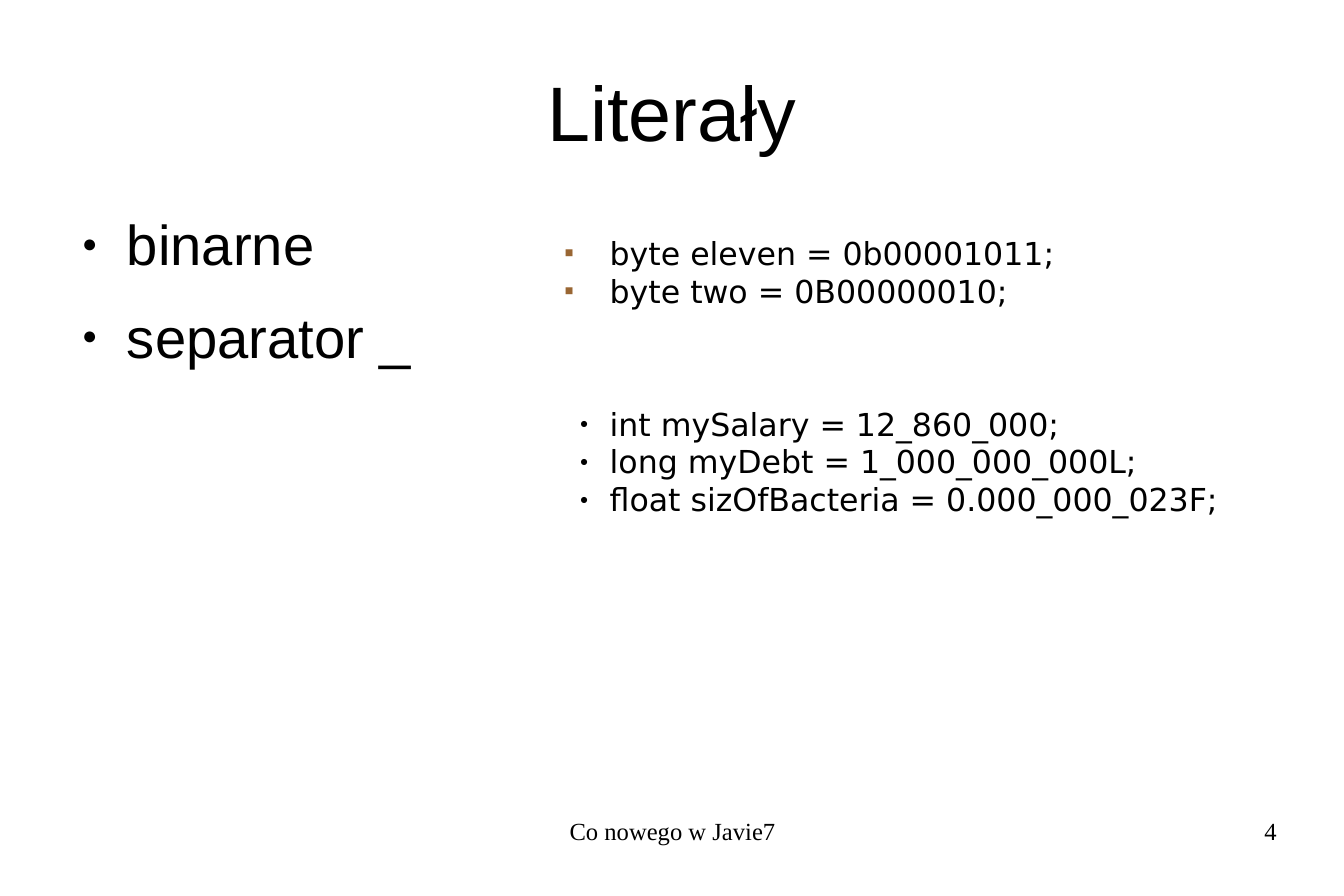
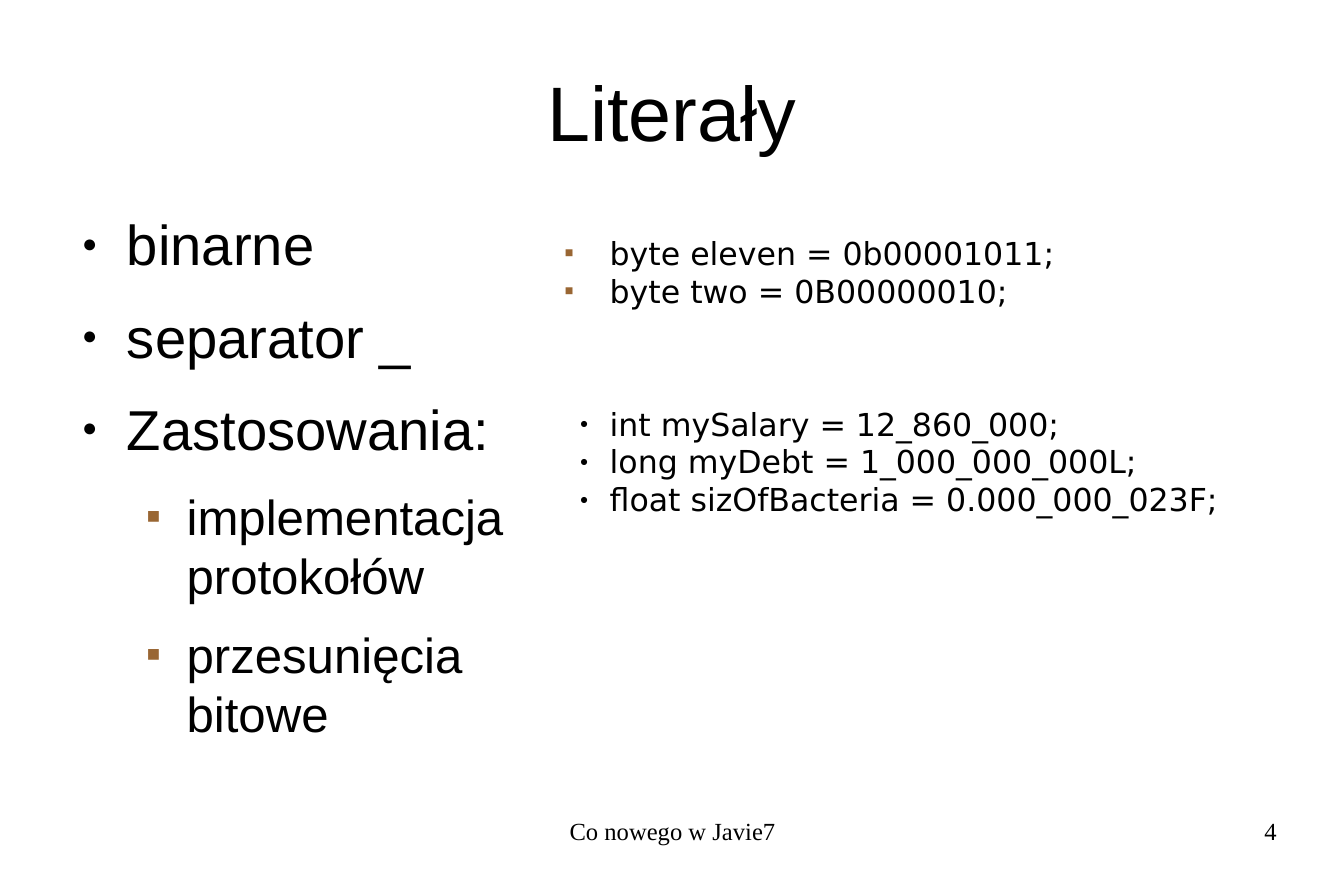
Before and after one commit to kamchy/myjavaprojects, a slide deck: slide 4 of PrezentacjaJava7.odp. Drawn at 1344x896 pixels with LibreOffice and Linux fonts; fonts in the diff are those of the drawing. Boxes give left, top, right and bottom in pixels: in the first picture for what was removed or moved away, otherwise in the second. Text is boxed around its words. In the diff, an @@ line names an element or a change of style, - is before the commit and + after.

```diff
--- a/PrezentacjaJava7.odp
+++ b/PrezentacjaJava7.odp
@@ text at [127,409,504,733]: paragraphs added @@
+● Zastosowania:
+  ■ implementacja protokołów
+  ■ przesunięcia bitowe
```
Also in this commit, not shown: 10 other slides changed, 2 slides added, 1 other file.
